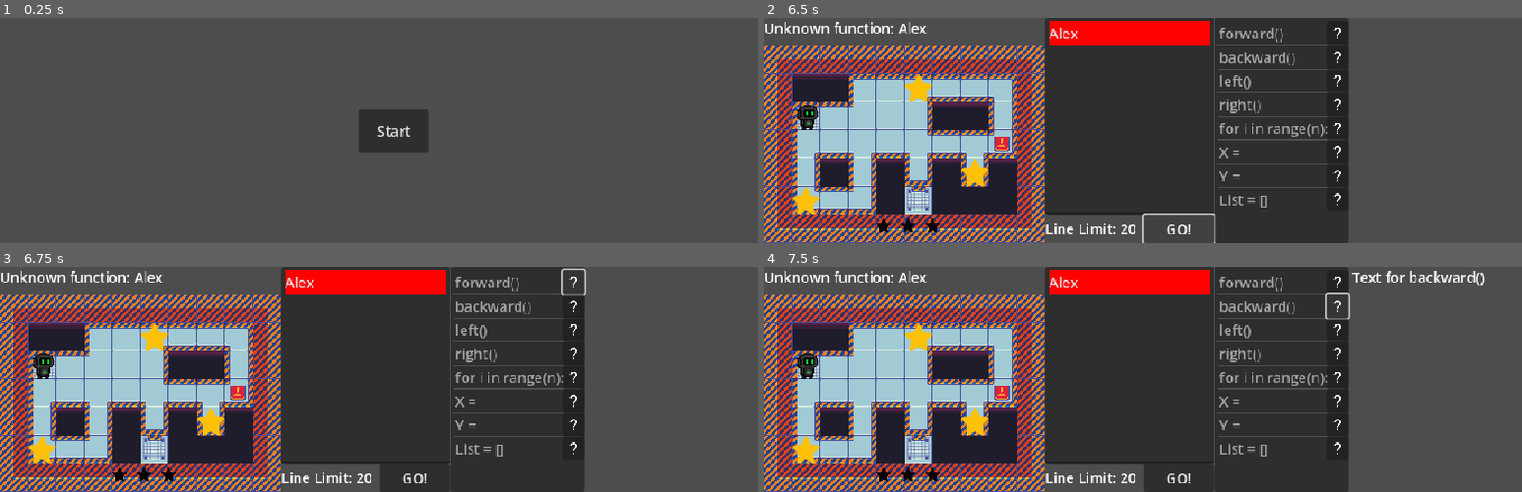
Above: before the commit, frames 1-4 (two rows, left to right).
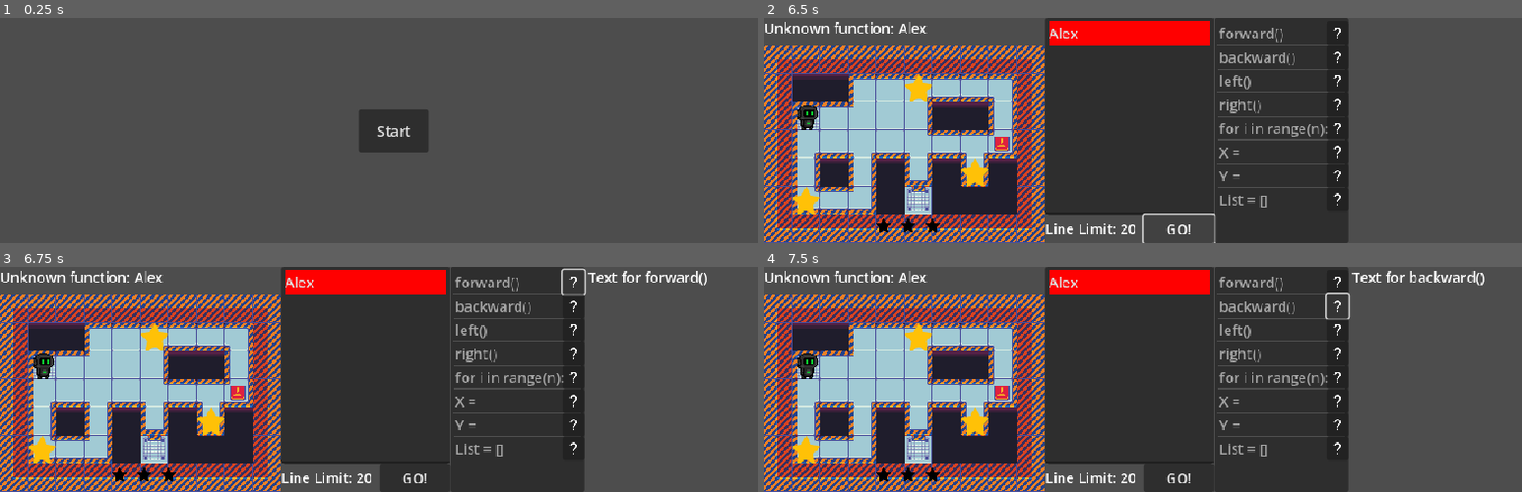
Above: after the commit, the same moments.

Repository: BingloGames/Robot-Bachelor
Game: Godot game, scene res://start_menu.tscn
The game is run twice, just before and just after one commit, with the same random seed, the same clock (stepped at 60 frames per second) and the same inputs.
Inputs (mouse positions are in pixels of both pictures, inside the frame that each line leads up to):
- Up to frame 1 (0.25 s): no input
- Up to frame 2 (6.5 s): click "Start" at 0.5 s; click "1 Player" at 1.25 s; tap Enter (ui_accept) at 2, 2.27, 3.5, 3.77 s; move the mouse to (1332, 119) at 2.02 s; hold Right (ui_right) 2.03-2.75 s; click "5" at 2.75 s; move the mouse to (998, 141) at 3.52 s; hold Down (ui_down) 3.53-4.25 s; click (1127, 117) at 4.27 s; type "Alex" at 4.35 s; click "GO!" at 5 s; click "GO!" at 5.75 s
- Up to frame 3 (6.75 s): click (576, 282) at 6.5 s
- Up to frame 4 (7.5 s): click (1340, 305) at 7.25 s

Frames 1-2 are identical in both runs. In frame 3, 0.3% of the frame differs, in the area x 77-94%, y 1-9%; in frame 4, nothing differs.

Commit message:
item_list reads text from text file

Diff:
--- a/robot-project/item_list.gd
+++ b/robot-project/item_list.gd
@@ -2,8 +2,9 @@
 @export var itemsList = ["forward()", "backward()", "left()", "right()", "for i in range(n):" ,"X = ", "Y = ", "List = []"]
 var items = 8
 var function = ""
-var file_path = "res://Texts"
+var path = "res://Texts"
 var language = "/ENG/"
+var item = ""
 
 # Called when the node enters the scene tree for the first time.
 func _ready() -> void:
@@ -22,12 +23,15 @@
 
 #Button 1:
 func _on_button_1_mouse_entered() -> void:
-	var file = file_path + language + str(get_node("ItemList").get_item_text)
-	if FileAccess.file_exists(file):
-		var text = FileAccess.open(file, FileAccess.READ)
-		get_node("Text").set_text(text)
-	else:
-		print("Error opening file: ", file)
+	item = get_node("ItemList").get_item_text(0)
+	var file_path = path + language + item + ".txt"
+	if FileAccess.file_exists(file_path):
+		var file = FileAccess.open(file_path, FileAccess.READ)
+		if file:
+			var content = file.get_as_text()
+			get_node("Text").set_text(content)
+		else:
+			print("Error opening file: ", file)
 	get_node("Text").show()
 	pass # Replace with function body.
 
--- a/robot-project/item_list.tscn
+++ b/robot-project/item_list.tscn
@@ -104,7 +104,6 @@
 expand_icon = true
 
 [connection signal="item_clicked" from="ItemList" to="." method="_on_item_clicked"]
-[connection signal="mouse_entered" from="ItemList" to="." method="_on_button_1_mouse_entered"]
 [connection signal="mouse_entered" from="Button1" to="." method="_on_button_1_mouse_entered"]
 [connection signal="mouse_exited" from="Button1" to="." method="_on_button_1_mouse_exited"]
 [connection signal="mouse_entered" from="Button2" to="." method="_on_button_2_mouse_entered"]
